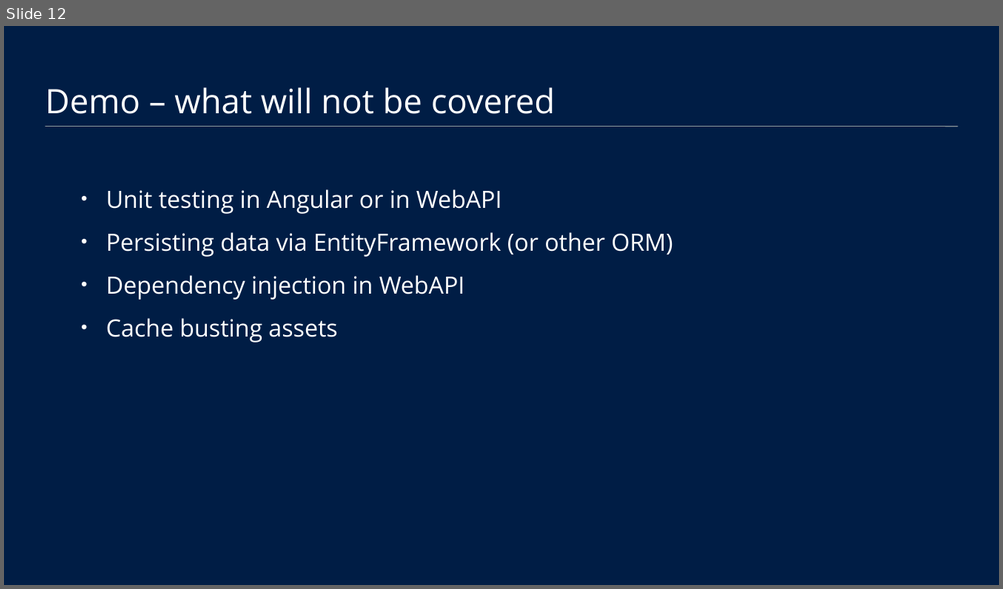
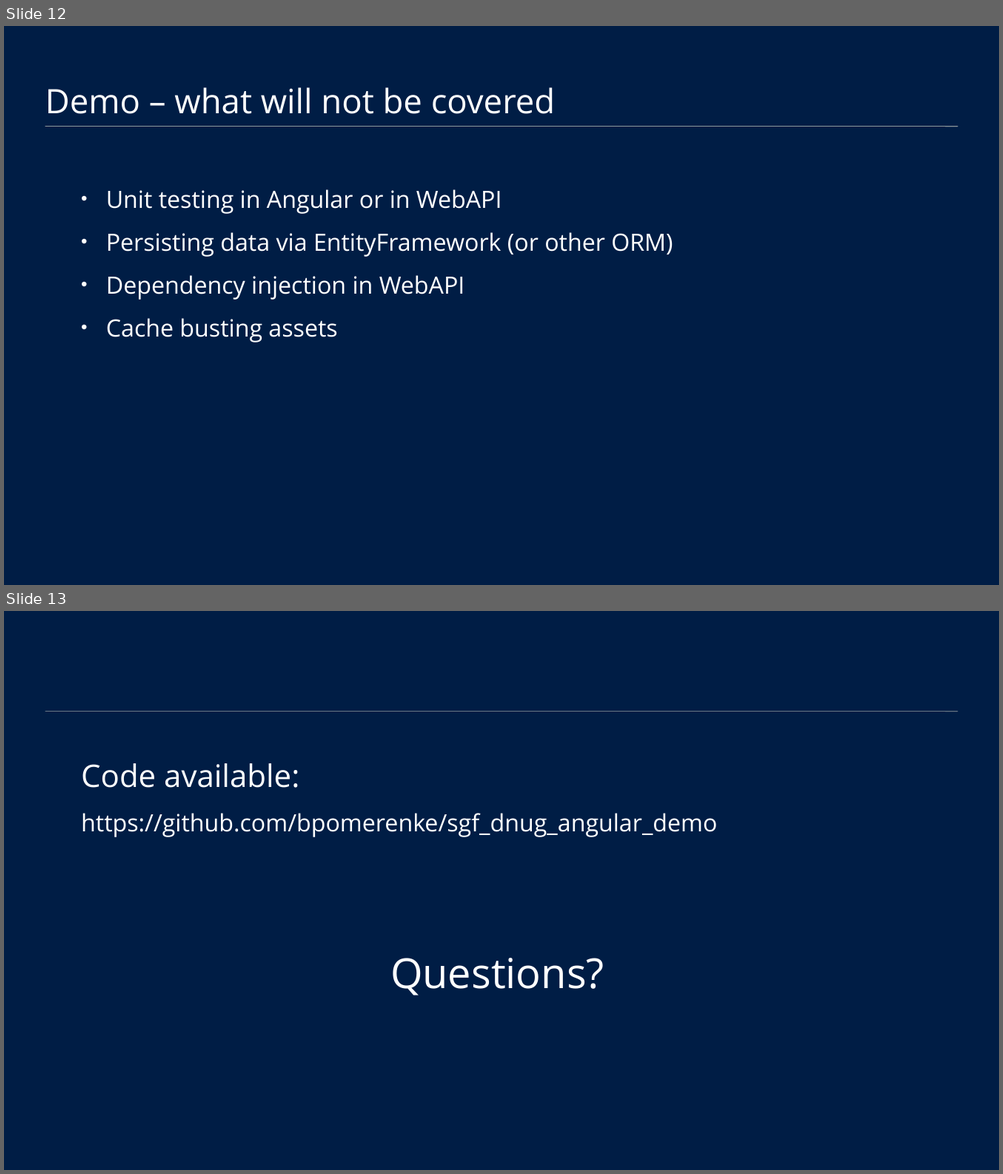
Before and after one commit to bpomerenke/sgf_dnug_angular_demo, a slide deck: sgf_dnug_presentation.pptx. Shown one above the other, each under a label of ours: slide 12 before the commit, slides 12 and 13 after it. The pictures are 1003x589 and 1003x1174 pixels, drawn with LibreOffice and Linux fonts; fonts in the diff are those of the drawing; background and template pictures are left out. Boxes give left, top, right and bottom in pixels: in the first picture for what was removed or moved away, otherwise in the second. Text is boxed around its words. In the diff, an @@ line names an element or a change of style, - is before the commit and + after.

Commit message:
000 - update with link to code repo - BP

```diff
--- a/sgf_dnug_presentation.pptx
+++ b/sgf_dnug_presentation.pptx
@@ slide 13 added at [4, 611, 999, 1170], background picture (left out) @@
@@ text added at [81, 763, 717, 996], 46 pt, text #FFFFFF @@
+Code available: https://github.com/bpomerenke/sgf_dnug_angular_demo
+Questions?
```
